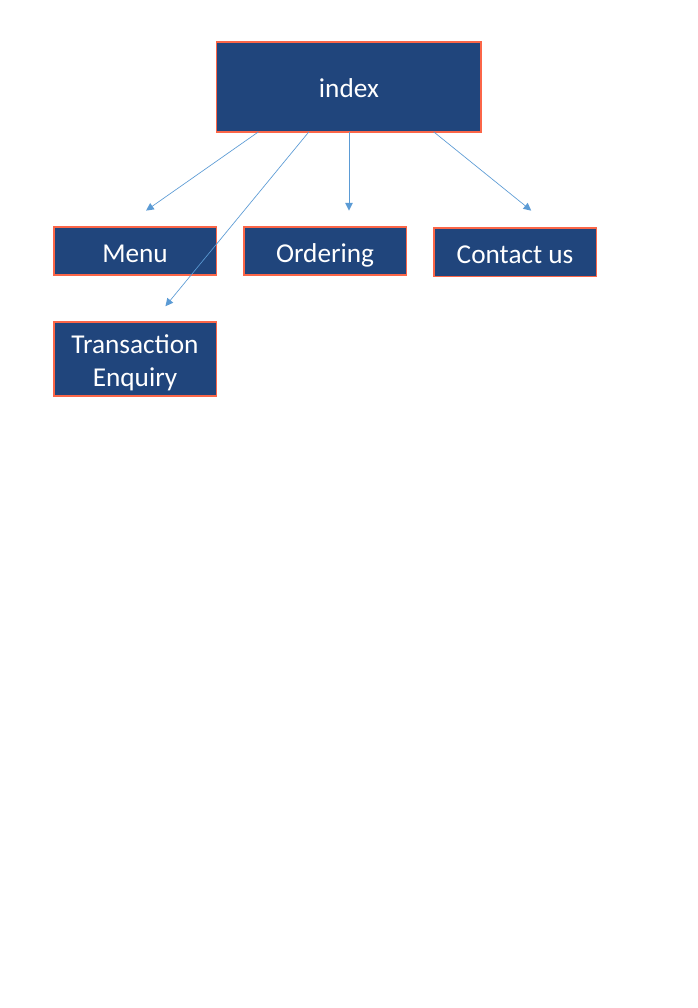
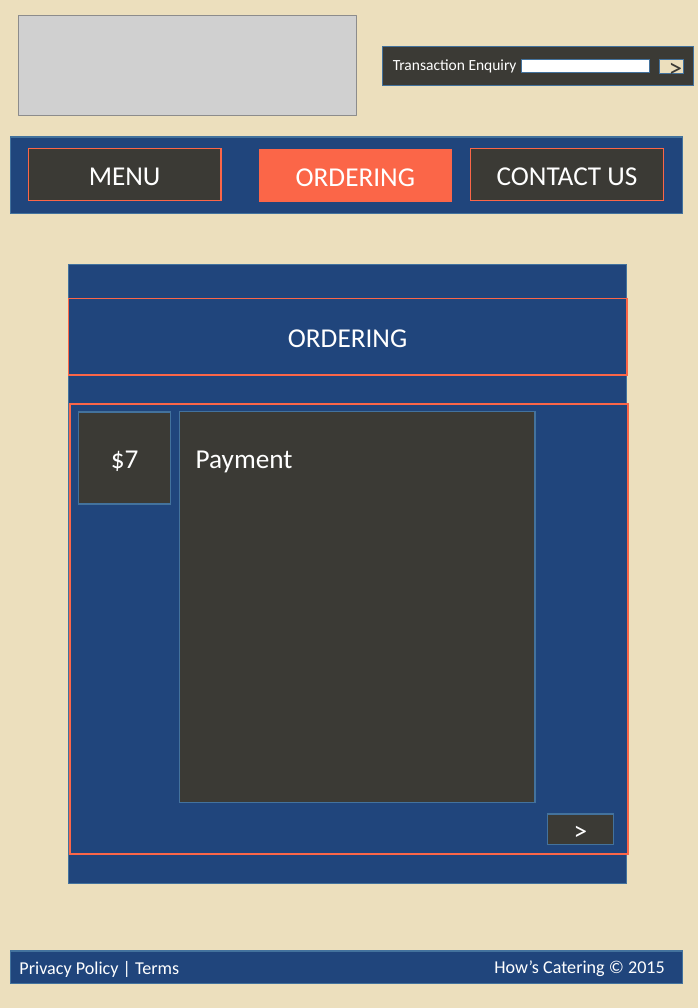
Before and after one commit to plunked/webapp-design, a slide deck: slide 9 of how's catering/assets/images/wireframe.pptx (slide 2 before the commit). Drawn at 698x1008 pixels with LibreOffice and Linux fonts; fonts in the diff are those of the drawing; grey boxes stand for pictures. Boxes give left, top, right and bottom in pixels: in the first picture for what was removed or moved away, otherwise in the second. Text is boxed around its words. In the diff, an @@ line names an element or a change of style, - is before the commit and + after.

```diff
--- a/how's catering/assets/images/wireframe.pptx
+++ b/how's catering/assets/images/wireframe.pptx
@@ background #FFFFFF to #ECDFBD @@
@@ picture added at box(18, 15, 356, 115) @@
@@ rectangle removed at box(217, 42, 482, 131) @@
-index
@@ text "Transaction Enquiry": place and size @@
-text "Transaction Enquiry" at box(54, 322, 217, 396)
+text "Transaction Enquiry" at box(393, 59, 517, 73)
@@ text "Transaction Enquiry" at box(393, 59, 517, 73): size 21.1 to 12 pt; alignment centre to left; vertical alignment middle to top; fill #20457C to none; outline #FB6648 1.5 pt to none @@
@@ rectangle added at box(383, 47, 693, 87), fill #3B3A35, outline #43739E 1 pt @@
@@ rectangle added at box(521, 60, 650, 73), fill #FFFFFF, outline #43739E 1 pt @@
@@ rectangle added at box(660, 60, 684, 74), fill #ECDFBD, outline #43739E 1 pt, 21.1 pt, text #3B3A35 @@
+>
@@ rectangle added at box(10, 137, 682, 213), fill #20457C, outline #43739E 1 pt @@
@@ rectangle "MENU": place and size @@
-rectangle "MENU" at box(54, 227, 217, 275)
+rectangle "MENU" at box(29, 149, 221, 201)
@@ rectangle "MENU" at box(29, 149, 221, 201): fill #20457C to #3B3A35; outline #FB6648 1.5 pt to #FB6648 1 pt @@
@@ arrow removed from (259, 132) to (146, 210) @@
@@ arrow removed from (309, 132) to (166, 306) @@
@@ rectangle "ORDERING": place and size @@
-rectangle "ORDERING" at box(244, 227, 407, 275)
+rectangle "ORDERING" at box(259, 149, 451, 201)
@@ rectangle "ORDERING" at box(259, 149, 451, 201): fill #20457C to #FB6648; outline #FB6648 1.5 pt to #FB6648 0.5 pt @@
@@ arrow removed from (349, 132) to (349, 210) @@
@@ arrow removed from (434, 132) to (531, 210) @@
@@ rectangle "CONTACT US": place and size @@
-rectangle "CONTACT US" at box(434, 228, 597, 276)
+rectangle "CONTACT US" at box(471, 149, 664, 201)
@@ rectangle "CONTACT US" at box(471, 149, 664, 201): fill #20457C to #3B3A35; outline #FB6648 1.5 pt to #FB6648 0.5 pt @@
@@ text in rectangle at box(89, 167, 161, 185): text changed @@
-Menu
+MENU
@@ text in rectangle at box(296, 168, 415, 186): text changed @@
-Ordering
+ORDERING
@@ text in rectangle at box(497, 167, 637, 185): text changed @@
-Contact us
+CONTACT US
@@ rectangle added at box(69, 264, 627, 884), fill #20457C, outline #43739E 1 pt @@
@@ rectangle added at box(69, 299, 627, 375), fill #20457C, outline #FB6648 1.5 pt, 21.1 pt, text #FFFFFF @@
+ORDERING
@@ rectangle added at box(70, 404, 628, 854), fill #20457C, outline #FB6648 1.5 pt @@
@@ rectangle added at box(78, 412, 170, 504), fill #3B3A35, outline #43739E 1 pt, 21.1 pt, text #FFFFFF @@
+$7
@@ rectangle added at box(180, 412, 535, 803), fill #3B3A35, outline #43739E 1 pt @@
@@ text added at box(196, 450, 293, 473), 21.1 pt, text #FFFFFF @@
+Payment
@@ rectangle added at box(547, 814, 613, 845), fill #3B3A35, outline #43739E 1 pt, 21.1 pt, text #FFFFFF @@
+>
@@ rectangle added at box(10, 951, 682, 984), fill #20457C, outline #43739E 1 pt @@
@@ text added at box(19, 961, 179, 977), 14 pt, text #FFFFFF @@
+Privacy Policy | Terms
@@ text added at box(494, 960, 665, 976), 14 pt, text #FFFFFF @@
+How’s Catering © 2015
```
Also in this commit, not shown: 1 other slide changed, 10 slides added, 1 other file.
